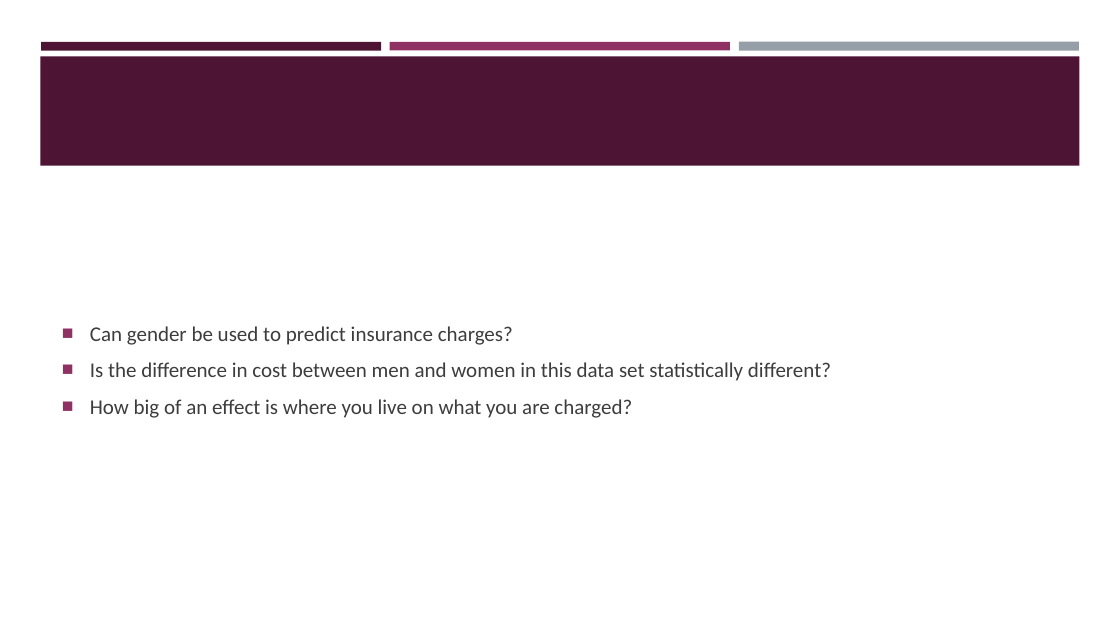
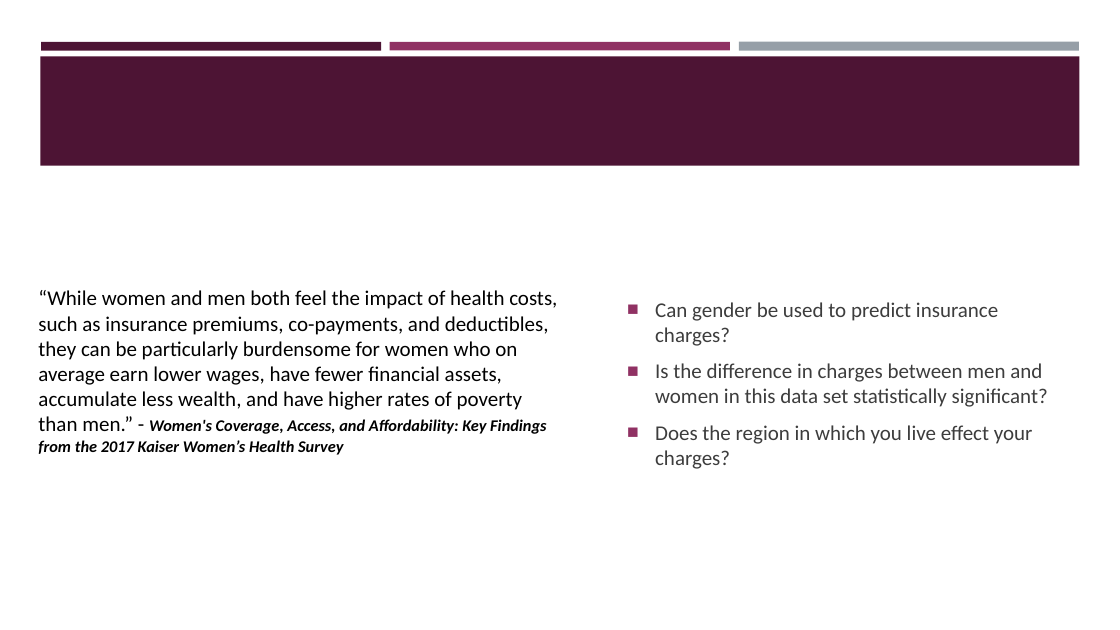
Before and after one commit to Dewalk/final_capstone, a slide deck: slide 2 of Presentation6.pptx. Drawn at 1120x630 pixels with LibreOffice and Linux fonts; fonts in the diff are those of the drawing. Boxes give left, top, right and bottom in pixels: in the first picture for what was removed or moved away, otherwise in the second. Text is boxed around its words. In the diff, an @@ line names an element or a change of style, - is before the commit and + after.

Commit message:
updated presentation

```diff
--- a/Presentation6.pptx
+++ b/Presentation6.pptx
@@ text "Can gender be used to ...": place and size @@
-text "Can gender be used to ..." at bbox=[90, 326, 831, 418]
+text "Can gender be used to ..." at bbox=[655, 302, 1048, 469]
@@ text added at bbox=[38, 290, 557, 455], 18 pt, text #000000 @@
+“While women and men both feel the impact of health costs, such as insurance premiums, co-payments, and deductibles, they can be particularly burdensome for women who on average earn lower wages, have fewer financial assets, accumulate less wealth, and have higher rates of poverty than men.” - Women's Coverage, Access, and Affordability: Key Findings from the 2017 Kaiser Women’s Health Survey
@@ text at bbox=[655, 363, 1048, 469]: text changed @@
-■ Is the difference in cost between men and women in this data set statistically different?
-■ How big of an effect is where you live on what you are charged?
+■ Is the difference in charges between men and women in this data set statistically significant?
+■ Does the region in which you live effect your charges?
```
Also in this commit, not shown: 4 other slides changed, 5 slides added, 4 slides removed, 9 other files.
